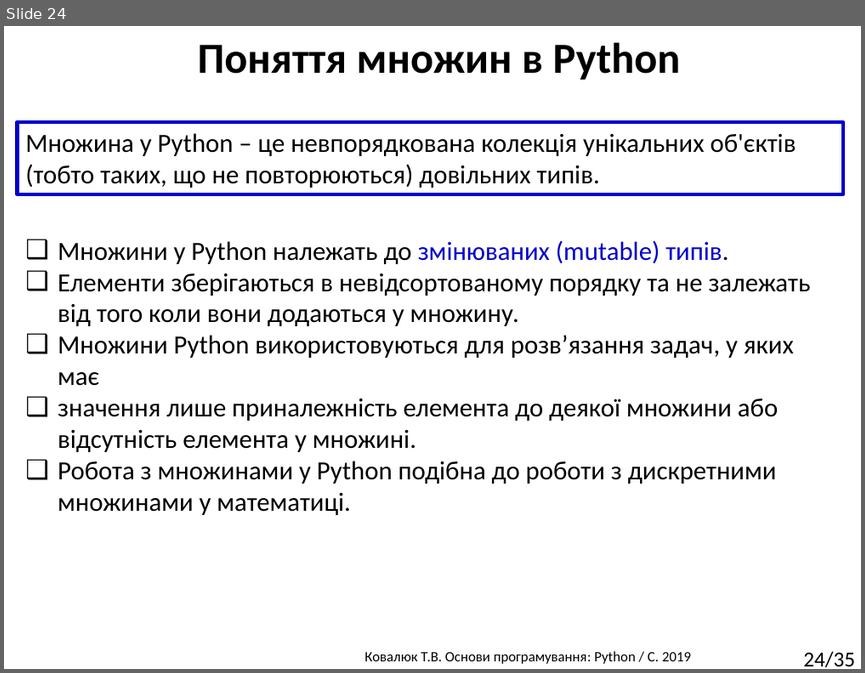
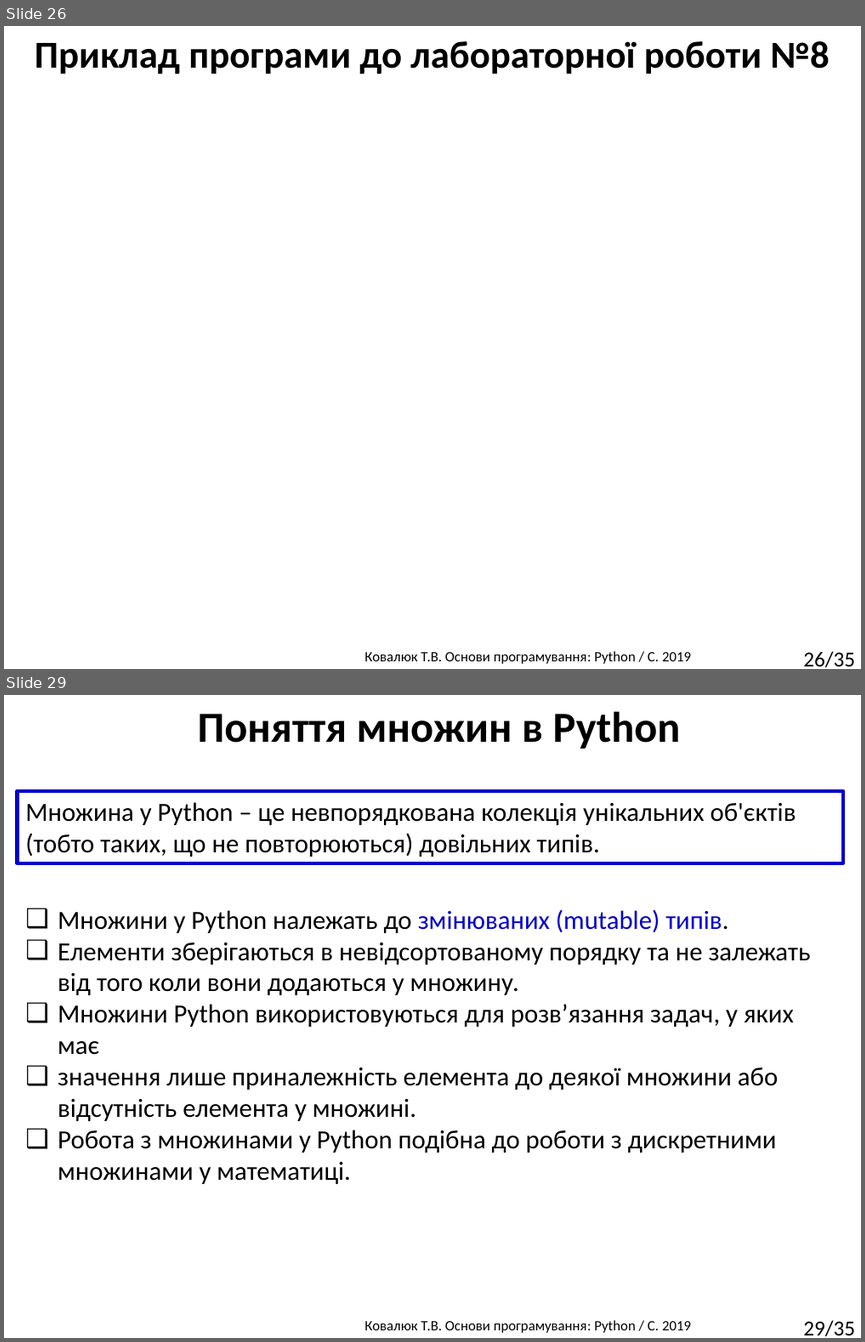
Before and after one commit to tkovalyuk/Basics-of-programming, a slide deck: lec10_python_Dictionaries+Set.pptx. Shown one above the other, each under a label of ours: slide 24 before the commit, slides 26 and 29 after it; the slides between them are not shown. The pictures are 865x673 and 865x1342 pixels, drawn with LibreOffice and Linux fonts; fonts in the diff are those of the drawing; background and template pictures are left out. Boxes give left, top, right and bottom in pixels: in the first picture for what was removed or moved away, otherwise in the second. Text is boxed around its words. In the diff, an @@ line names an element or a change of style, - is before the commit and + after.

```diff
--- a/lec10_python_Dictionaries+Set.pptx
+++ b/lec10_python_Dictionaries+Set.pptx
@@ slide 26 added at (4, 26, 861, 669), background picture (left out); not listed: 2 template elements that a slide beside it also shows @@
@@ text added at (35, 41, 829, 74), 32 pt, text #000000, bold @@
+Приклад програми до лабораторної роботи №8
@@ what was slide 24 is now slide 29 @@
@@ page number at (803, 1320, 855, 1336): text changed @@
-24/35
+29/35
```
Also in this commit, not shown: 5 slides changed, 4 other slides added.
